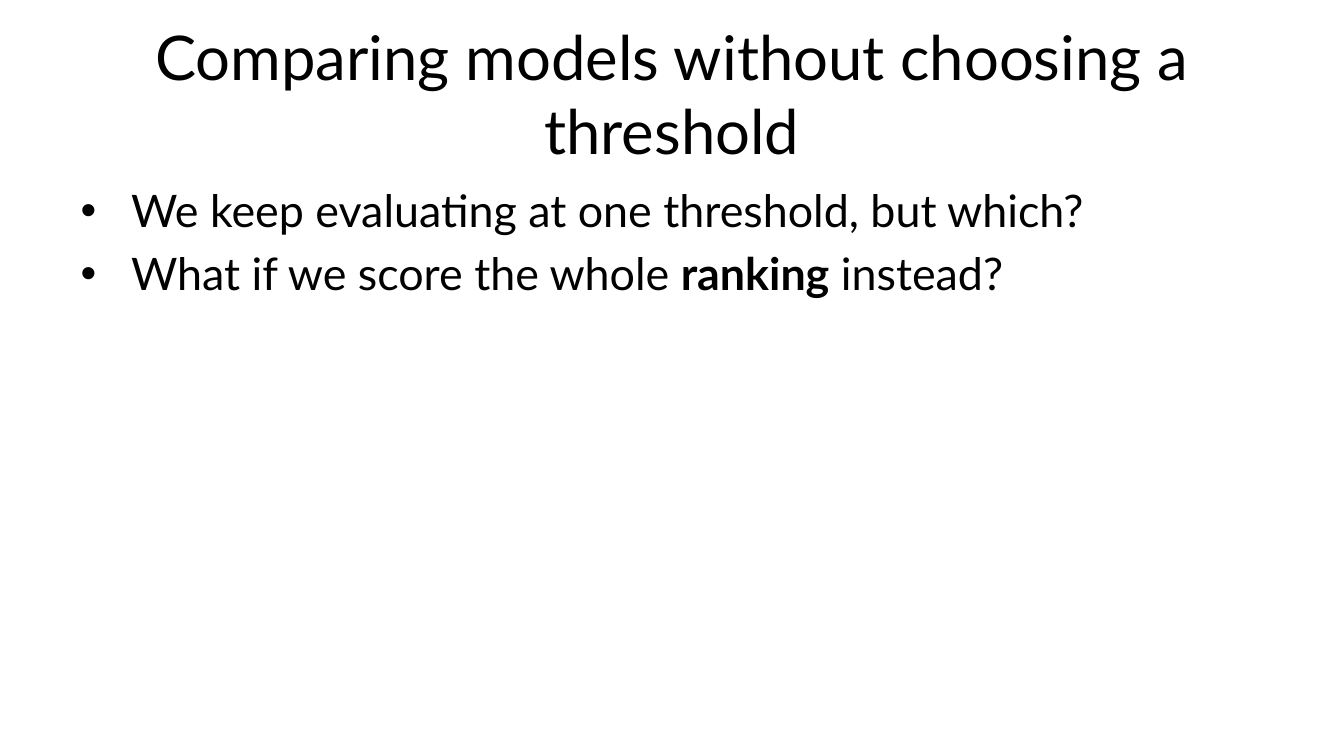
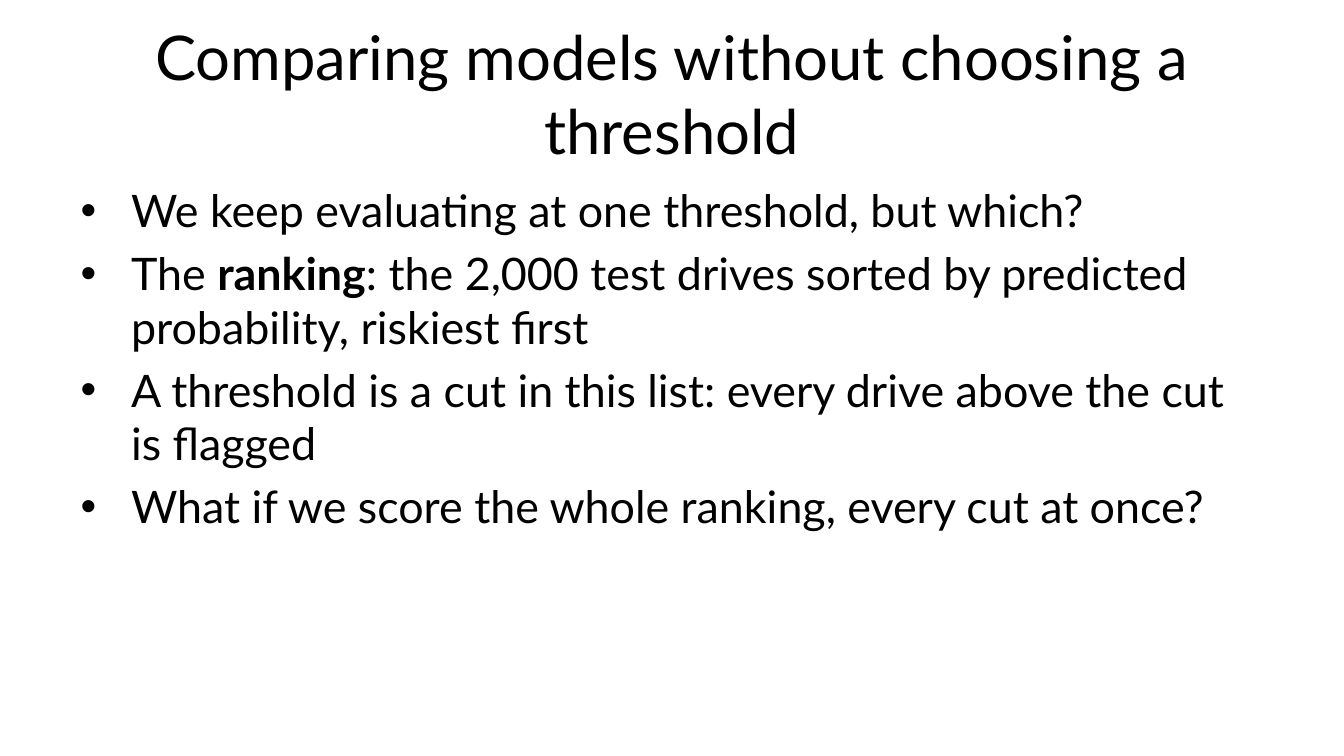
Before and after one commit to fabioantonini/technologies-for-artificial-intelligence, a slide deck: slide 43 of Lessons/04_classification_and_metrics/Slides/classification_and_metrics_slides.pptx. Drawn at 1344x756 pixels with LibreOffice and Linux fonts; fonts in the diff are those of the drawing; background and template pictures are left out. Boxes give left, top, right and bottom in pixels: in the first picture for what was removed or moved away, otherwise in the second. Text is boxed around its words. In the diff, an @@ line names an element or a change of style, - is before the commit and + after.

```diff
--- a/Lessons/04_classification_and_metrics/Slides/classification_and_metrics_slides.pptx
+++ b/Lessons/04_classification_and_metrics/Slides/classification_and_metrics_slides.pptx
@@ text at (131, 256, 1224, 532): text changed @@
-• What if we score the whole ranking instead?
+• The ranking: the 2,000 test drives sorted by predicted probability, riskiest first
+• A threshold is a cut in this list: every drive above the cut is flagged
+• What if we score the whole ranking, every cut at once?
```
Also in this commit, not shown: 1 other slide changed, 9 other files.
